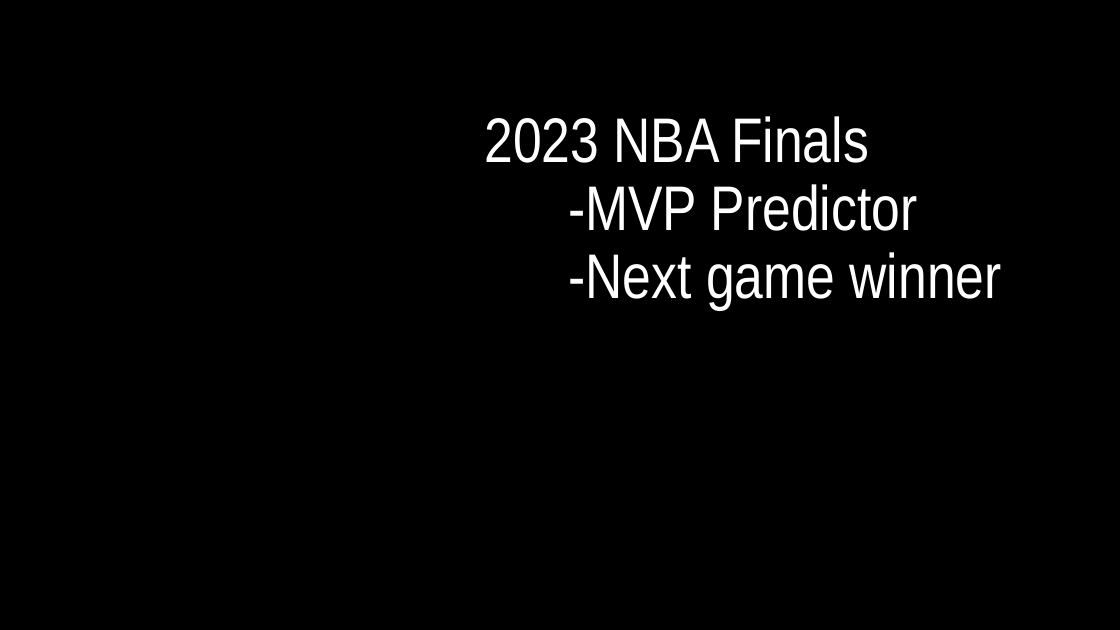
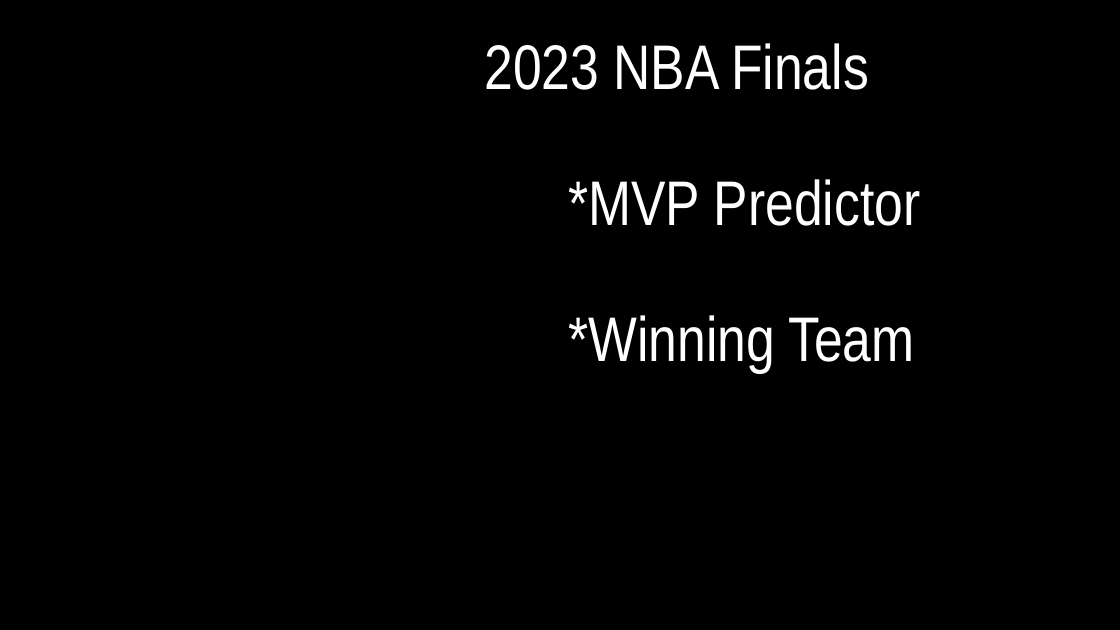
Before and after one commit to xbmm1/NBA-MoneyBall, a slide deck: slide 1 of 2023 NBA Finals Presentation_6.7.2023.pptx. Drawn at 1120x630 pixels with LibreOffice and Linux fonts; fonts in the diff are those of the drawing; background and template pictures are left out. Boxes give left, top, right and bottom in pixels: in the first picture for what was removed or moved away, otherwise in the second. Text is boxed around its words. In the diff, an @@ line names an element or a change of style, - is before the commit and + after.

```diff
--- a/2023 NBA Finals Presentation_6.7.2023.pptx
+++ b/2023 NBA Finals Presentation_6.7.2023.pptx
@@ title at bbox=[484, 43, 921, 373]: text changed @@
-2023 NBA Finals
--MVP Predictor
--Next game winner
+2023 NBA Finals
+*MVP Predictor
+*Winning Team
```
Also in this commit, not shown: 2 other slides changed, 1 slide added, 1 slide removed, 1 other file.
